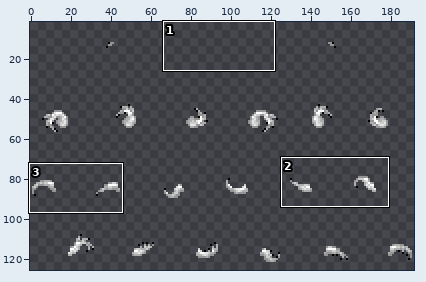
A sprite sheet gets an edit: Resources/Textures/Mobs/Customization/vox_parts.rsi/tail_spikes_animated.png. The picture above shows the old version from afar; the outline marks the close-up.
Close-up. Earlier state:
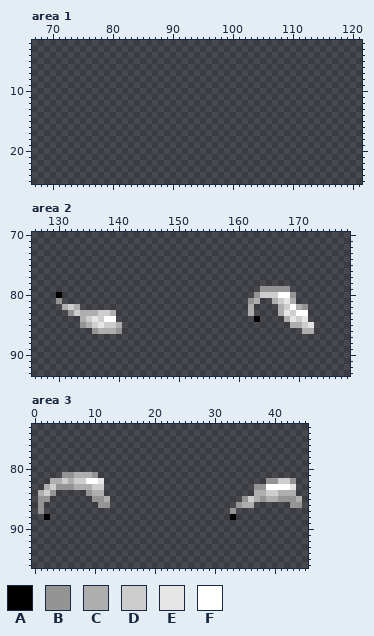
The file is 192x128 pixels. Shown: area 1: x 67..121, y 2..25; area 2: x 126..178, y 70..93; area 3: x 0..45, y 73..96. The wide view leaves out empty margins. The commit also changed other parts of the picture, which this record leaves out.
Palette (. is transparent): A #000000  B #949494  C #aeaeae  D #cdcdcd  E #e5e5e5  F #ffffff
Pixels before, area 2, first column x 130:
79 ..................................BBBBB....
80 A................................BDDDFFB...
81 B...............................BC..CDEC...
82 .CDC............................C....CDFCB.
83 ..BDCCCDDC......................C....CEDFF.
84 ....CDEDFF.......................A....CEDE.
85 ....BCDEDDC............................CCDE
86 ......BCCCB..............................CC
Pixels before, area 3, first column x 1:
81 ....BBCCCB..................................
82 ..CCDCDDFFE...........................BBDDB.
83 .CDBBBCCCDD.........................BBFFFFE.
84 CDB.....BCC.........................CCDDCCC.
85 BB.......BBC......................BDCBCCBBBC
86 B.........BB.....................BCC......BB
87 B...............................B...........
88 .A..............................A...........
The result:
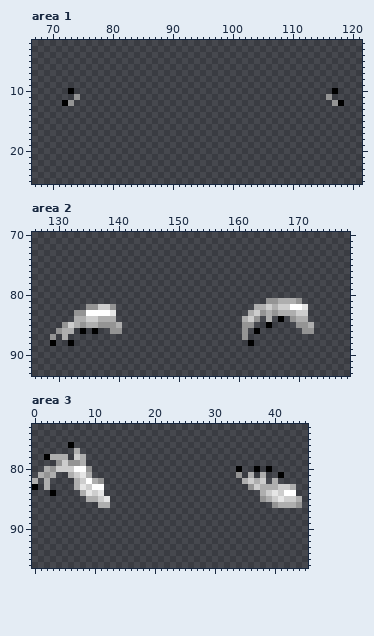
Difference:
Changed rows in their new state; - is an unchanged pixel.
Area 1:
first column x 72:
10 -A-------------------------------------------A-
11 --B-----------------------------------------B--
12 AB-------------------------------------------BA
Area 2:
first column x 129:
79 -----------------------------------.....----
80 -.--------------------------------.......---
81 -.-------------------------------..-BBCC-B--
82 --...-BBDDB----------------------.CCDCD--FE-
83 ---.BBFFFFE-----------------------DBCB-CCDD-
84 ----C--DCCC---------------------CDB-C-A.BCC-
85 --BDC--CBBB---------------------BB--A---.BBC
86 -BCC-A-A..B---------------------B-A-------BB
87 B-C-----------------------------B-----------
88 A--A-----------------------------A----------
Area 3:
first column x 0:
76 ------A-------------------------------------
77 -------C------------------------------------
78 --ACCC-DC-----------------------------------
79 ----BDBBC-----------------------------------
80 --CBDDDFFB------------------------A--A-A----
81 -CBC-.CDE-.-----------------------B-C-C--A--
82 C-C....C--CB-----------------------CDCD.C...
83 A--....-EDFF------------------------BDCCCDDC
84 -..A----CEDE-------------------------.--EDFF
85 -..------CCDE----------------------...--DEDD
86 -.---------CC---------------------...---BCCC
87 -.-------------------------------.----------
88 --.------------------------------.----------
Changed places in both close-ups, as pixel boxes (x1, y1, x2, y2):
added: (62, 88, 80, 106)
added: (326, 88, 344, 106)
changed: (242, 286, 314, 346)
changed: (50, 292, 116, 346)
changed: (32, 442, 110, 520)
changed: (230, 466, 296, 520)
